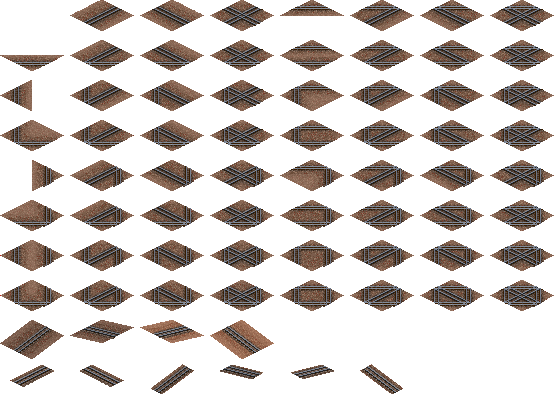
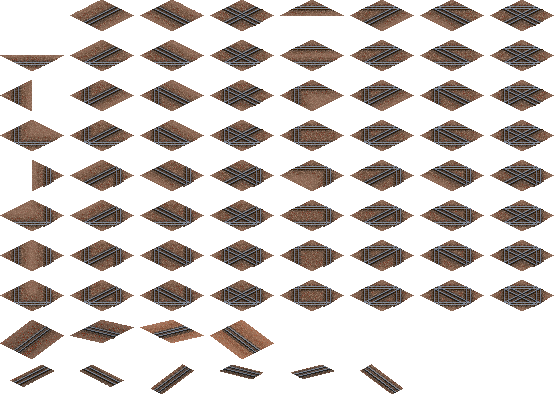
Before/after of a 559x400 layered artwork. What changed in the layer stack:
painted on "1067_full" over [13, 326, 401, 393]
renamed "1067_full" to "rail_b_1067_wood_full", painted on it over [0, 0, 554, 359]
painted on "ballast_1067_jp_wood" over [47, 167, 540, 289]
painted on "ballast_jp_old" over [0, 0, 554, 394]
